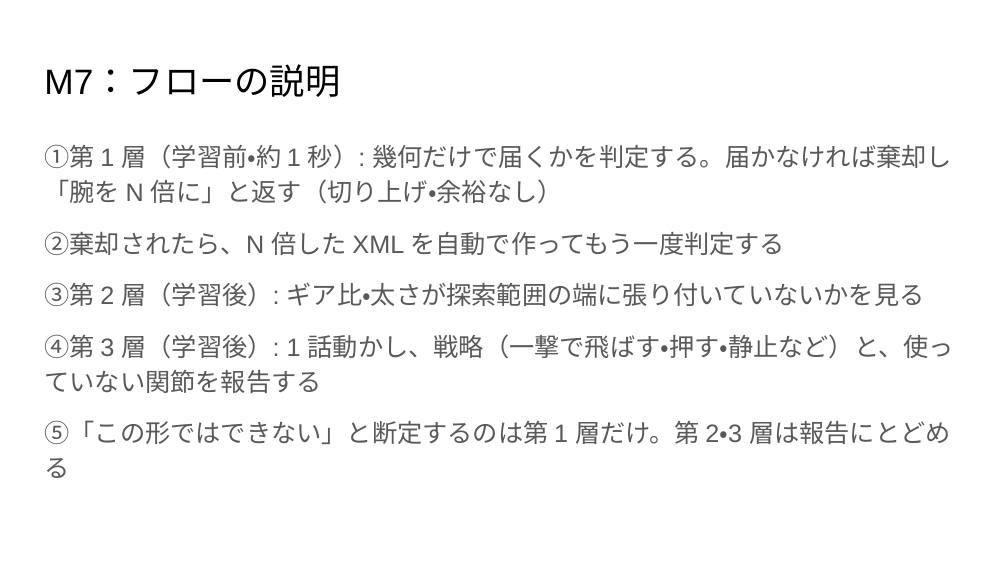
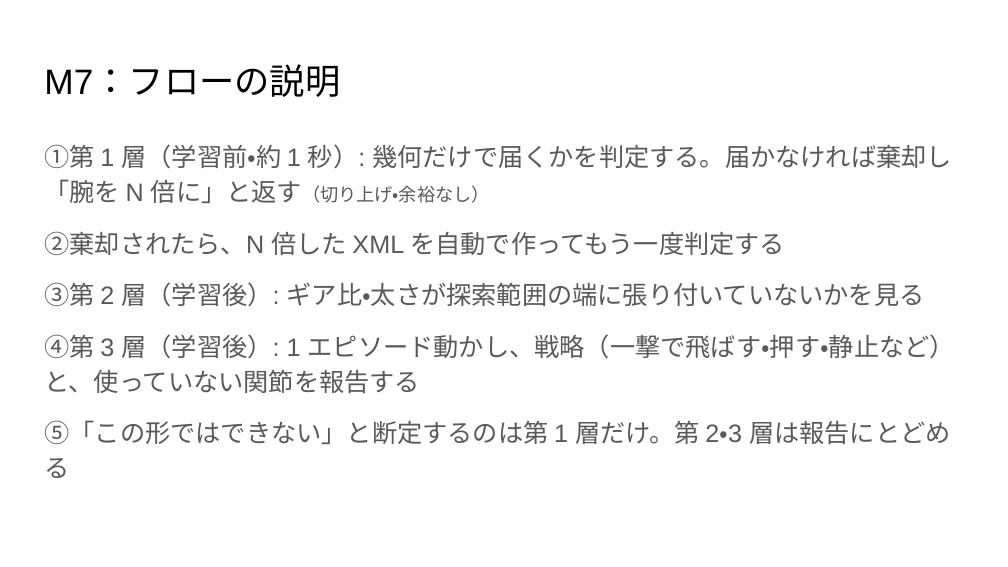
Before and after one commit to 233301koshiro/StackelbergPPO, a slide deck: slide 27 of docs/研究応用/執筆/システムフロー解説(M1~M7).pptx (slide 21 before the commit). Drawn at 1008x567 pixels with LibreOffice and Linux fonts; fonts in the diff are those of the drawing. Boxes give left, top, right and bottom in pixels: in the first picture for what was removed or moved away, otherwise in the second. Text is boxed around its words. In the diff, an @@ line names an element or a change of style, - is before the commit and + after.

```diff
--- a/docs/研究応用/執筆/システムフロー解説(M1~M7).pptx
+++ b/docs/研究応用/執筆/システムフロー解説(M1~M7).pptx
@@ text at [44, 144, 952, 203]: size 18 to 13 pt in "倍に」と返す（切り上げ・余裕なし）" @@
@@ text at [44, 334, 955, 393]: text changed @@
-④第 3 層（学習後）: 1 話動かし、戦略（一撃で飛ばす・押す・静止など）と、使っていない関節を報告する
+④第 3 層（学習後）: 1 エピソード動かし、戦略（一撃で飛ばす・押す・静止など）と、使っていない関節を報告する
```
Also in this commit, not shown: 13 other slides changed, 6 slides added, 10 other files.
